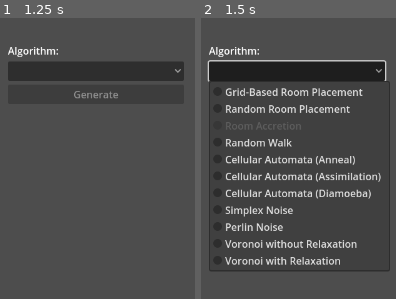
Above: before the commit, frames 1-2 (left to right).
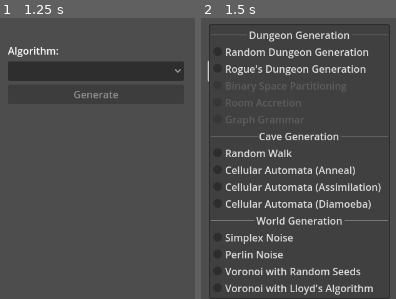
Above: after the commit, the same moments.

Repository: klistwan/COMP4121
Game: Godot game, scene res://src/main.tscn
Same seed, same stepped clock (60 frames per second), same inputs: the game is played once before the commit and once after it.
Inputs (mouse positions are in pixels of both pictures, inside the frame that each line leads up to):
- Up to frame 1 (1.25 s): tap Enter at 0.5 s
- Up to frame 2 (1.5 s): click (296, 71) at 1.25 s

Frame 1 is identical in both runs. In frame 2, 27% of the frame differs, in the area x 4-97%, y 2-100%.

Commit message:
Rename algorithms to match paper

Diff:
--- a/src/gui.gd
+++ b/src/gui.gd
@@ -4,17 +4,16 @@
 
 var selected_item_index: int = -1
 var algorithms := {
-	0: "res://src/map/algorithms/grid_based_room_placement.gd",
 	1: "res://src/map/algorithms/random_room_placement.gd",
-	2: "res://src/map/algorithms/room_accretion.gd",
-	3: "res://src/map/algorithms/random_walk.gd",
-	4: "res://src/map/algorithms/cellular_automata.gd",
-	5: "res://src/map/algorithms/cellular_automata.gd",
-	6: "res://src/map/algorithms/cellular_automata.gd",
-	7: "res://src/map/algorithms/fast_noise.gd",
-	8: "res://src/map/algorithms/fast_noise.gd",
-	9: "res://src/map/algorithms/voronoi_relaxation.gd",
-	10: "res://src/map/algorithms/voronoi_relaxation.gd",
+	2: "res://src/map/algorithms/grid_based_room_placement.gd",
+	7: "res://src/map/algorithms/random_walk.gd",
+	8: "res://src/map/algorithms/cellular_automata.gd",
+	9: "res://src/map/algorithms/cellular_automata.gd",
+	10: "res://src/map/algorithms/cellular_automata.gd",
+	12: "res://src/map/algorithms/fast_noise.gd",
+	13: "res://src/map/algorithms/fast_noise.gd",
+	14: "res://src/map/algorithms/voronoi_relaxation.gd",
+	15: "res://src/map/algorithms/voronoi_relaxation.gd",
 }
 
 @onready var generate_button: Button = $CenterContainer/VBoxContainer/Generate
@@ -24,22 +23,22 @@
 	generate_button.disabled = true
 	var params := {}
 	match selected_item_index:
-		4:  # Anneal
+		8:  # Anneal
 			params["born"] = [4, 6, 7, 8]
 			params["survive"] = [3, 5, 6, 7, 8]
-		5:  # Assimilation
+		9:  # Assimilation
 			params["born"] = [4, 5, 6, 7]
 			params["survive"] = [3, 4, 5]
-		6:  # Diamoeba
+		10:  # Diamoeba
 			params["born"] = [5, 6, 7, 8]
 			params["survive"] = [3, 5, 6, 7, 8]
-		7:
+		12:
 			params["noise_type"] = FastNoiseLite.TYPE_SIMPLEX_SMOOTH
-		8:
+		13:
 			params["noise_type"] = FastNoiseLite.TYPE_PERLIN
-		9:
+		14:
 			params["iteration_count"] = 1
-		10:
+		15:
 			params["iteration_count"] = 5
 	generate_button_pressed.emit(algorithms[selected_item_index], params)
 
--- a/src/gui.tscn
+++ b/src/gui.tscn
@@ -29,30 +29,45 @@
 
 [node name="AlgorithmOptions" type="OptionButton" parent="CenterContainer/VBoxContainer"]
 layout_mode = 2
-item_count = 11
-popup/item_0/text = "Grid-Based Room Placement"
-popup/item_0/id = 1
-popup/item_1/text = "Random Room Placement"
-popup/item_1/id = 2
-popup/item_2/text = "Room Accretion"
+item_count = 16
+popup/item_0/text = "Dungeon Generation"
+popup/item_0/id = 0
+popup/item_0/separator = true
+popup/item_1/text = "Random Dungeon Generation"
+popup/item_1/id = 1
+popup/item_2/text = "Rogue's Dungeon Generation"
 popup/item_2/id = 2
-popup/item_2/disabled = true
-popup/item_3/text = "Random Walk"
+popup/item_3/text = "Binary Space Partitioning"
 popup/item_3/id = 3
-popup/item_4/text = "Cellular Automata (Anneal)"
+popup/item_3/disabled = true
+popup/item_4/text = "Room Accretion"
 popup/item_4/id = 4
-popup/item_5/text = "Cellular Automata (Assimilation)"
+popup/item_4/disabled = true
+popup/item_5/text = "Graph Grammar"
 popup/item_5/id = 5
-popup/item_6/text = "Cellular Automata (Diamoeba)"
+popup/item_5/disabled = true
+popup/item_6/text = "Cave Generation"
 popup/item_6/id = 6
-popup/item_7/text = "Simplex Noise"
+popup/item_6/separator = true
+popup/item_7/text = "Random Walk"
 popup/item_7/id = 7
-popup/item_8/text = "Perlin Noise"
+popup/item_8/text = "Cellular Automata (Anneal)"
 popup/item_8/id = 8
-popup/item_9/text = "Voronoi without Relaxation"
+popup/item_9/text = "Cellular Automata (Assimilation)"
 popup/item_9/id = 9
-popup/item_10/text = "Voronoi with Relaxation"
+popup/item_10/text = "Cellular Automata (Diamoeba)"
 popup/item_10/id = 10
+popup/item_11/text = "World Generation"
+popup/item_11/id = 11
+popup/item_11/separator = true
+popup/item_12/text = "Simplex Noise"
+popup/item_12/id = 12
+popup/item_13/text = "Perlin Noise"
+popup/item_13/id = 13
+popup/item_14/text = "Voronoi with Random Seeds"
+popup/item_14/id = 14
+popup/item_15/text = "Voronoi with Lloyd's Algorithm"
+popup/item_15/id = 15
 
 [node name="Generate" type="Button" parent="CenterContainer/VBoxContainer"]
 layout_mode = 2
